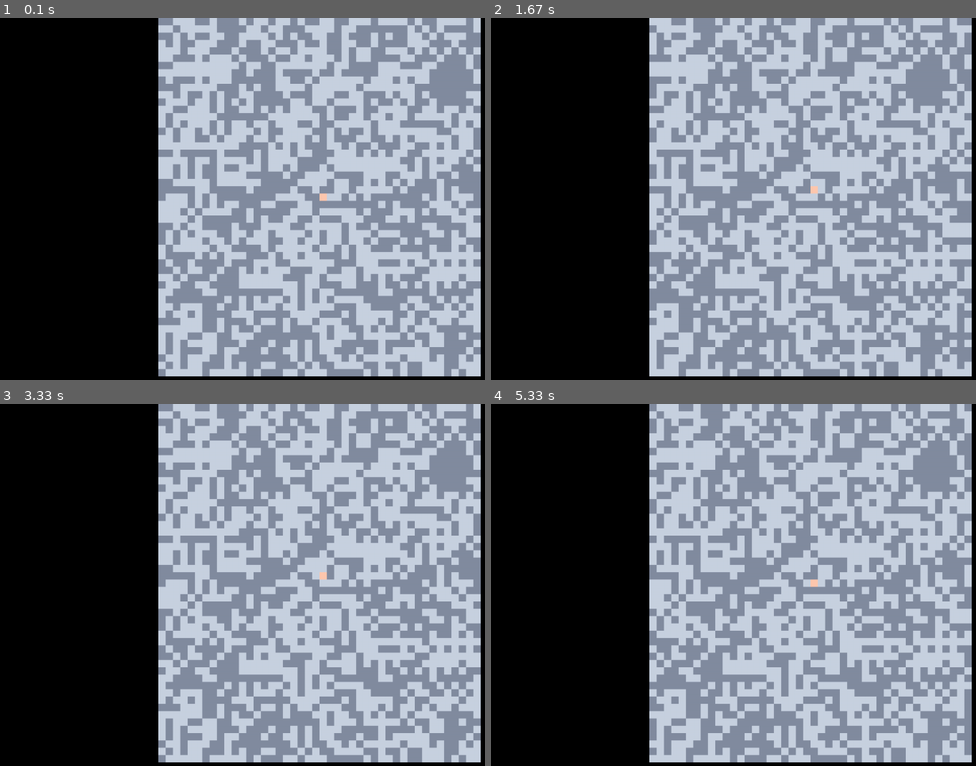
Above: before the commit, frames 1-4 (two rows, left to right).
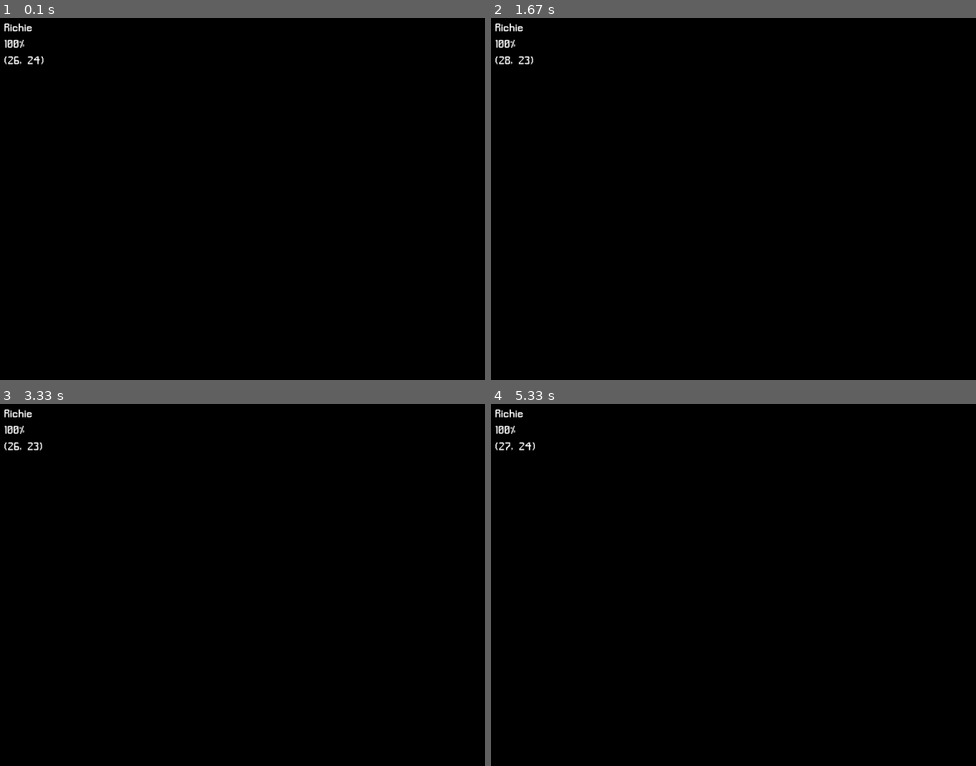
Above: after the commit, the same moments.

Repository: richpet9/pygame-tile-game
Game: pygame game, started from engine.py
Two runs of this game, one before a commit and one after it. Both use one fixed random seed, a clock stepped at 60 frames per second and the inputs below.
Inputs:
- Up to frame 1 (0.1 s): no input
- Up to frame 2 (1.67 s): hold D 0.33-0.8 s; hold W 0.83-1.13 s; hold D 1.17-1.63 s
- Up to frame 3 (3.33 s): hold A 1.67-2.2 s; hold S 2.23-2.53 s; hold A 2.57-2.97 s; hold W from 3 s (still down)
- Up to frame 4 (5.33 s): release W at 3.37 s; hold D 3.4-4.03 s; hold S 4.07-4.43 s; hold A 4.47-4.93 s; hold D from 4.97 s (still down)

The runs differ from the first frame. In frame 1, 66% of the frame differs, in the area x 0-100%, y 0-100%; in frame 2, 66%; in frame 3, 66%; in frame 4, 66%.

Commit message:
basic hud

Diff:
--- a/constants.py
+++ b/constants.py
@@ -6,7 +6,7 @@
 DISPLAY_HEIGHT = 792
 CELL_WIDTH = 16
 CELL_HEIGHT = 16
-CAMERA_WIDTH = DISPLAY_WIDTH // 2
+CAMERA_WIDTH = (DISPLAY_WIDTH * 3) // 5
 CAMERA_HEIGHT = DISPLAY_HEIGHT
 
 # SIZES OF THINGS IN CELLS
--- a/engine.py
+++ b/engine.py
@@ -6,6 +6,7 @@
 import constants
 import world
 import player
+import hud
 
 
 class GameObject:
@@ -55,6 +56,9 @@
         # Create player variable
         self.player = None
 
+        # Create Player Info hud
+        self.player_info = hud.hud_PlayerInfo()
+
         # Create the camera
         self.camera = world.Camera(0, 0)
 
@@ -64,6 +68,9 @@
         # Create the map surface
         self.surface_map = pygame.Surface((constants.MAP_WIDTH * constants.CELL_WIDTH,
                                            constants.MAP_HEIGHT * constants.CELL_HEIGHT))
+        # Create the hud surface
+        self.surface_hud = pygame.Surface((constants.DISPLAY_WIDTH,
+                                           constants.DISPLAY_HEIGHT))
         # Create the pygame clock
         self.clock = pygame.time.Clock()
 
@@ -83,6 +90,9 @@
                                     constants.CAMERA_HEIGHT_CELL // 2)
         # Add player to objects list
         self.objects.append(self.player)
+
+        # Update HUD
+        self.player_info.update_all_player_info(self.player)
 
         # DEBUG: Set the camera to (0, 0) (temporary)
         self.camera.set_cells((0, 0))
@@ -111,6 +121,9 @@
                 self.camera.set_cells((self.player.x_cell - (constants.CAMERA_WIDTH_CELL // 2),
                                        self.player.y_cell - (constants.CAMERA_HEIGHT_CELL // 2)))
 
+            # Update player info hud
+            self.player_info.update_location(self.player.location)
+
             # Draw everything
             self.draw()
 
@@ -132,17 +145,24 @@
         # Clear both surfaces with black
         self.surface_main.fill(pygame.Color(0, 0, 0))
         self.surface_map.fill(pygame.Color(0, 0, 0))
+        self.surface_hud.fill(pygame.Color(0, 0, 0, 0))
 
         # Draw the map onto the surface map
         self.map.draw(self.surface_map, self.camera)
+
+        # Draw the player info
+        self.player_info.draw(self.surface_hud)
 
         # Check if every object is visible, and draw the visible ones
         for game_object in self.objects:
             game_object.draw(self.surface_map, self.camera)
 
         # Blit the surface map to the main surface
-        self.surface_main.blit(self.surface_map, (constants.DISPLAY_WIDTH // 4, 0),
+        self.surface_main.blit(self.surface_map, (constants.DISPLAY_WIDTH // 5, 0),
                                self.camera.get_rect())
+
+        # Blit the surface hud to the main surface
+        self.surface_main.blit(self.surface_hud, (0, 0))
 
 
 def handle_input():
--- /dev/null
+++ b/hud.py
@@ -0,0 +1,63 @@
+'''
+The hud module contains the various HUD info screens and surfaces
+'''
+import pygame
+from constants import DISPLAY_WIDTH, DISPLAY_HEIGHT
+
+WHITE = (255, 255, 255)
+BLACK = (0, 0, 0)
+
+
+class _hud:
+    '''
+    The inheireted HUD class which creates a surface for itself
+    '''
+
+    def __init__(self, width, height):
+        self.surface = pygame.surface.Surface((width, height))
+        self.surface_width = width
+        self.surface_height = height
+        self.font_size = 42
+        self.font = pygame.font.Font(
+            "resources/Deltoid-sans.ttf", self.font_size, bold=False, italic=False)
+
+
+class hud_PlayerInfo(_hud):
+    '''
+    The player info hud element
+    '''
+
+    def __init__(self):
+        _hud.__init__(self, DISPLAY_WIDTH // 5, DISPLAY_HEIGHT)
+
+        self.name = None
+        self.health = None
+        self.location = None
+
+    def update_all_player_info(self, player):
+        '''
+        Update & Rerender all of the player info
+        '''
+        self.name = self.font.render(player.name, True, WHITE)
+        self.health = self.font.render(str(player.health) + '%', True, WHITE)
+        self.location = self.font.render(str(player.location), True, WHITE)
+
+    # DEBUG: In the future, we'll have separate methods to update each of the info items
+    # I can probably put these all in a dictionary...
+    def update_location(self, location):
+        '''
+        Update only location
+        '''
+        self.location = self.font.render(str(location), True, WHITE)
+
+    def draw(self, surface_hud):
+        '''
+        Draw the hud to the specific surface
+        '''
+        self.surface.fill(BLACK)
+
+        self.surface.blit(self.name, (16, 0))
+        self.surface.blit(self.health, (16, self.font.get_linesize()))
+        self.surface.blit(self.location, (16, 2 * self.font.get_linesize()))
+
+        surface_hud.blit(self.surface, (0, 0))
--- a/player.py
+++ b/player.py
@@ -13,6 +13,10 @@
     def __init__(self, x, y):
         GameObject.__init__(self, x, y, (255, 200, 175))
 
+        self.name = "Richie"
+        self.health = 100
+        self.location = (x, y)
+
     def move(self, direction):
         '''
         Move the player is the specified direction
@@ -20,3 +24,4 @@
         '''
         self.x_cell += direction[0]
         self.y_cell += direction[1]
+        self.location = (self.x_cell, self.y_cell)
Not shown, changed: README.md
Binary file added: resources/Deltoid-sans.ttf
Binary file added: resources/OpenSans-Regular.ttf
Binary file added: resources/Raleway-Light.ttf
